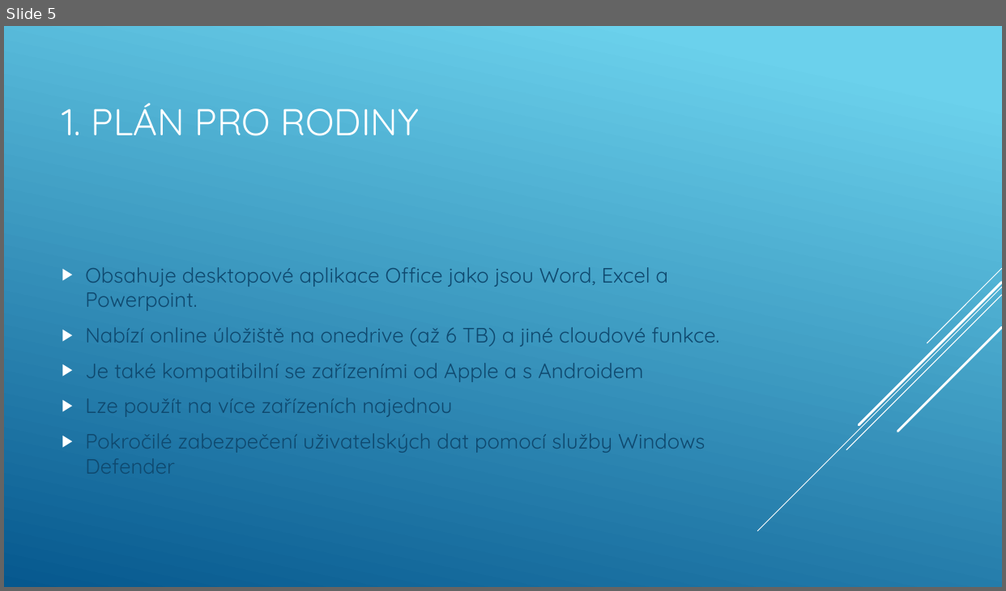
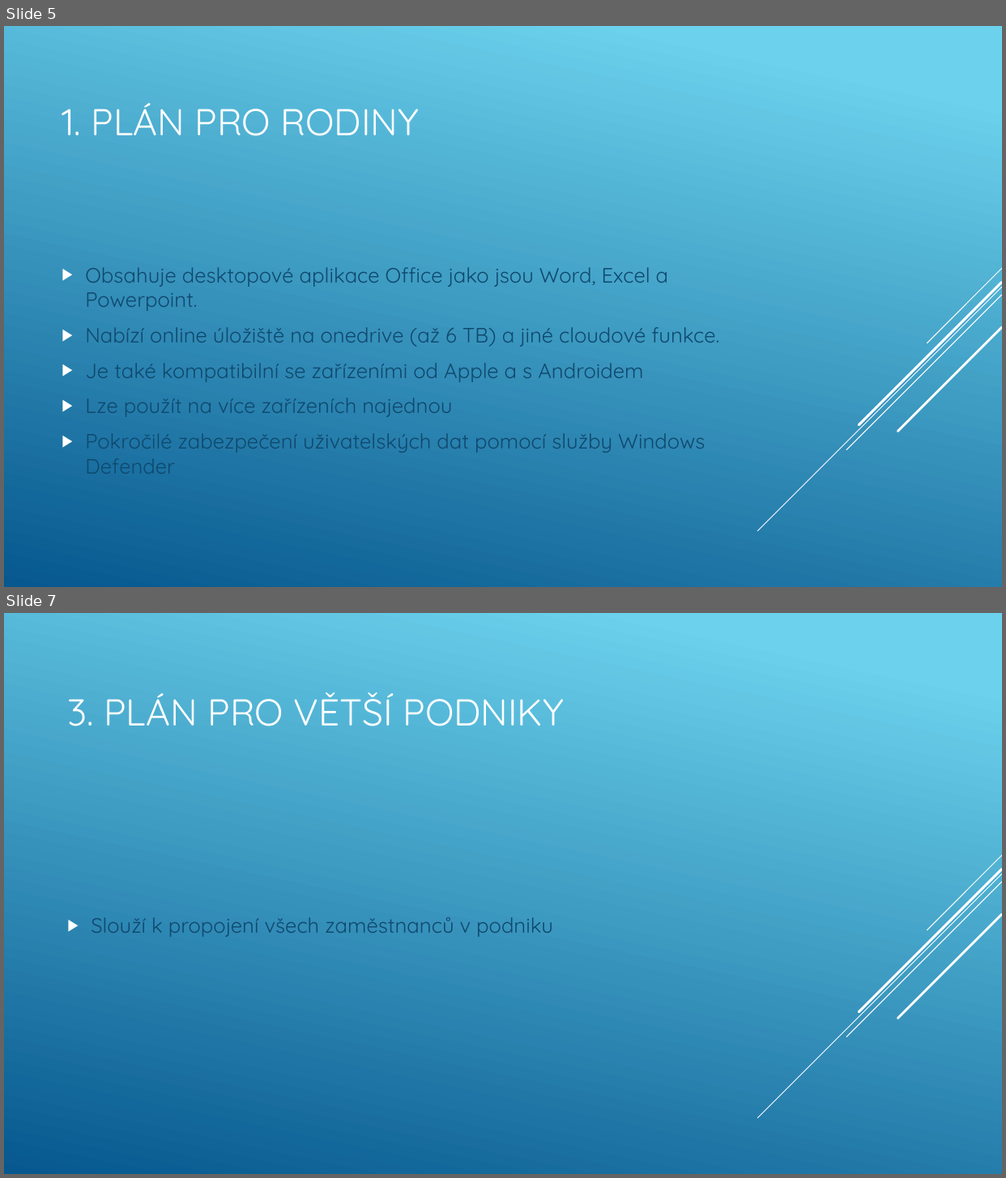
Before and after one commit to machacekadam/Office-365-a-jeho-mo-nosti, a slide deck: Machacek.pptx. Shown one above the other, each under a label of ours: slide 5 before the commit, slides 5 and 7 after it; the slides between them are not shown. The pictures are 1006x591 and 1006x1178 pixels, drawn with LibreOffice and Linux fonts; fonts in the diff are those of the drawing. Boxes give left, top, right and bottom in pixels: in the first picture for what was removed or moved away, otherwise in the second. Text is boxed around its words. In the diff, an @@ line names an element or a change of style, - is before the commit and + after.

```diff
--- a/Machacek.pptx
+++ b/Machacek.pptx
@@ slide 7 added at bbox=[4, 613, 1002, 1174], background gradient #6ED2EB to #06588E; not listed: 5 template elements that a slide beside it also shows @@
@@ title added at bbox=[67, 692, 565, 726], 36 pt, text #FFFFFF @@
+3. PLÁN PRO VĚTŠÍ PODNIKY
@@ text added at bbox=[91, 918, 553, 937], 20 pt, text #0F496F @@
+▶ Slouží k propojení všech zaměstnanců v podniku
```
Also in this commit, not shown: 1 slide changed, 1 other slide added.
